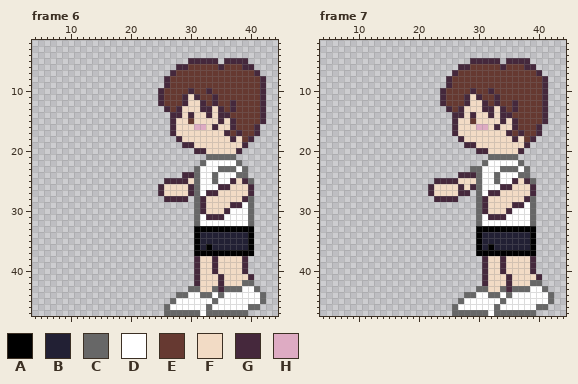
Edited in one commit: pixel-art file (Graphics/peter_babinkton.aseprite). Above, as it was before the edit.
58x48 pixels, 7 frames. Shown: frame 6: x 4..44, y 2..47; frame 7: x 4..44, y 2..47. The commit also changed other frames, which this record leaves out.
Visible layers, top first: "rocket", "hand", "body".
Palette (. is transparent): A #000000  B #222034  C #676767  D #ffffff  E #663931  F #f2dbc5  G #45283c  H #deabc3
Pixels before, frame 6, first column x 25:
 5 .....GGGGG.GGGG...
 6 ...GGEEEEEGEEEGG..
 7 ..GEEEEEEEEEEEEEG.
 8 .GEEEEEEEEEEEEEEEG
 9 .GEEEEEEEEEEEEEEEG
10 GEEEEGEEGEEEEEEEEG
11 GEEEGFGEEGEEEEEEEG
12 GEEEGFFGEGEEGEEEEG
13 .GEGFFFGGFGEGEEEEG
14 ..GGFGFFGFGGEEEEEG
15 ..GFFEFFFFGFGEEEEG
16 ..GFFFHHFGFFGEEEG.
17 ..GFFFFFFFFGEGEEG.
18 ...GFFFFFFFFGFEG..
19 ....GGFFFFFFFFG...
20 ......GGFFFFFG....
21 ........CCCCC.....
22 .......CDDDDDC....
23 ......CDDDCCCDC...
24 ....GGCDDCDDDCC...
25 .GGGGFCDDCDDGFGC..
26 GFFFFGCDDDGGFFFG..
27 GFFFFGCDGGFFFFFG..
28 .GGGG.CGFFFFFFGC..
29 ......CGFFFFGGDC..
30 ......CGFFFGDDDC..
31 ......CDGGGDDDDC..
32 ......CDDDDDDDDC..
33 ......AAAAAAAAAA..
34 ......ABBBBBBBBA..
35 ......ABBBBBBBBA..
36 ......ABABBBBBBA..
37 ......AAAAAAAAAA..
38 ......GFFGFFFFG...
39 ......GFFGFFFFG...
40 ......GFFGFFFFG...
41 ......GFFFGFFFFG..
42 ......GFFFGFFFCC..
43 .....CCFFCGCCCDDC.
44 ...CCDDCCDCDDDDDDC
45 ..CDDDDDDCDDDDDDDC
46 .CDDDDDDCDDDDDDCC.
47 .CCCCCCDCCCCCCC...
Pixels before, frame 7, first column x 22:
 5 .......GGGGG.GGGG....
 6 .....GGEEEEEGEEEGG...
 7 ....GEEEEEEEEEEEEEG..
 8 ...GEEEEEEEEEEEEEEEG.
 9 ...GEEEEEEEEEEEEEEEG.
10 ..GEEEEGEEGEEEEEEEEG.
11 ..GEEEGFGEEGEEEEEEEG.
12 ..GEEEGFFGEGEEGEEEEG.
13 ...GEGFFFGGFGEGEEEEG.
14 ....GGFGFFGFGGEEEEEG.
15 ....GFFEFFFFGFGEEEEG.
16 ....GFFFHHFGFFGEEEG..
17 ....GFFFFFFFFGEGEEG..
18 .....GFFFFFFFFGFEG...
19 ......GGFFFFFFFFG....
20 ........GGFFFFFG.....
21 ..........CCCCC......
22 .........CDDDDDC.....
23 .......CCDDDCCCDC....
24 .....GGGCDDCDDDCC....
25 .GGGGFFFCDDCDDGFGC...
26 GFFFFGFGCDDDGGFFFG...
27 GFFFFGG.CDGGFFFFFG...
28 .GGGG...CGFFFFFFGC...
29 ........CGFFFFGGDC...
30 ........CGFFFGDDDC...
31 ........CDGGGDDDDC...
32 ........CDDDDDDDDC...
33 ........AAAAAAAAAA...
34 ........ABBBBBBBBA...
35 ........ABBBBBBBBA...
36 ........ABABBBBBBA...
37 ........AAAAAAAAAA...
38 .........GFFGFFFFG...
39 .........GFFGFFFFG...
40 .........GFFGFFFFG...
41 .........GFFFGFFFFG..
42 .........GFFFGFFFCC..
43 ........CCFFCGCCCDDC.
44 ......CCDDCCDCDDDDDDC
45 .....CDDDDDDCDDDDDDDC
46 ....CDDDDDDCDDDDDDCC.
47 ....CCCCCCDCCCCCCC...
The result:
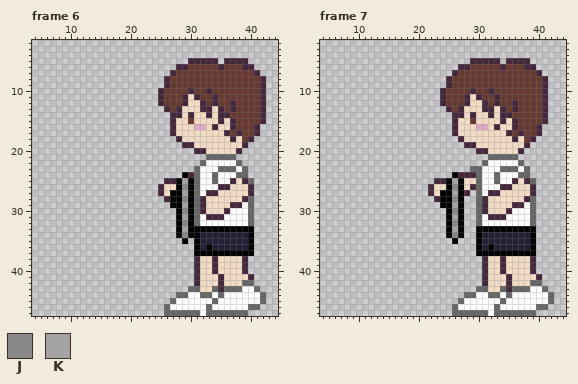
Colours new in this view: J #888888  K #a3a3a3
Commit: why does the rocket look like a frying pan
Changes in this commit:
{"where": "frame 6, layer \"rocket\""}
{"frame":6,"y":24,"x":29,"old":"G","new":"A"}
{"frame":6,"y":25,"x":28,"old":"GGF","new":"AKA"}
{"frame":6,"y":26,"x":28,"old":"FFG","new":"AJA"}
{"frame":6,"y":27,"x":27,"old":"FFFG","new":"AAKA"}
{"frame":6,"y":28,"x":27,"old":"GGG.","new":"AAJA"}
{"frame":6,"y":29,"x":27,"old":"....","new":"AAKA"}
{"frame":6,"y":30,"x":28,"old":"...","new":"AJA"}
{"frame":6,"y":31,"x":28,"old":"...","new":"AKA"}
{"frame":6,"y":32,"x":28,"old":"...","new":"AJA"}
{"frame":6,"y":33,"x":28,"old":"...","new":"AKA"}
{"frame":6,"y":34,"x":28,"old":"...","new":"AJA"}
{"frame":6,"y":35,"x":29,"old":".","new":"A"}
{"where": "frame 7, layer \"rocket\""}
{"frame":7,"y":24,"x":26,"old":".","new":"A"}
{"frame":7,"y":25,"x":25,"old":"GGF","new":"AKA"}
{"frame":7,"y":26,"x":25,"old":"FFG","new":"AJA"}
{"frame":7,"y":27,"x":24,"old":"FFFG","new":"AAKA"}
{"frame":7,"y":28,"x":24,"old":"GGG.","new":"AAJA"}
{"frame":7,"y":29,"x":24,"old":"....","new":"AAKA"}
{"frame":7,"y":30,"x":25,"old":"...","new":"AJA"}
{"frame":7,"y":31,"x":25,"old":"...","new":"AKA"}
{"frame":7,"y":32,"x":25,"old":"...","new":"AJA"}
{"frame":7,"y":33,"x":25,"old":"...","new":"AKA"}
{"frame":7,"y":34,"x":25,"old":"...","new":"AJA"}
{"frame":7,"y":35,"x":26,"old":".","new":"A"}
{"label":"changed","picture_box":[170,172,194,244]}
{"label":"changed","picture_box":[440,172,464,244]}
